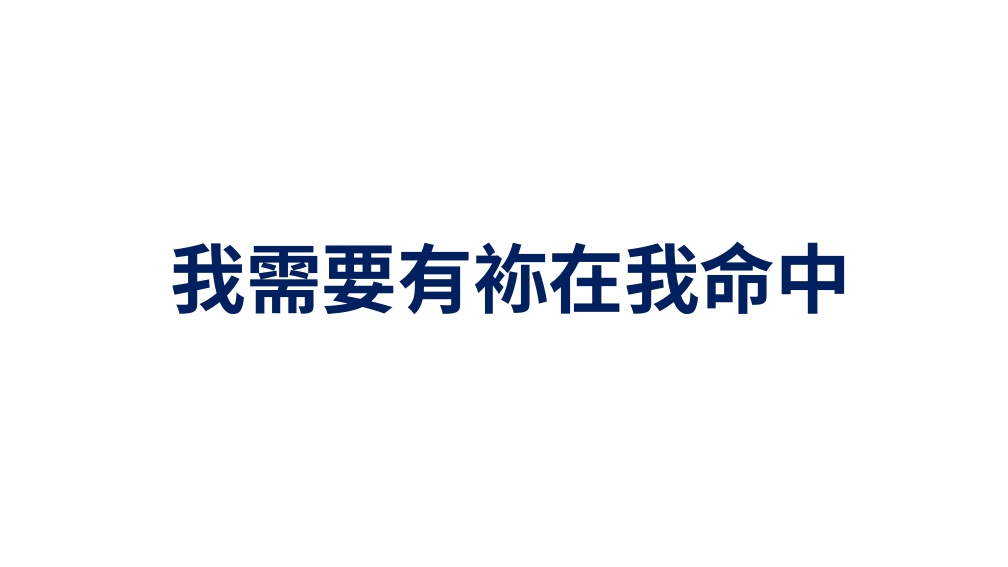
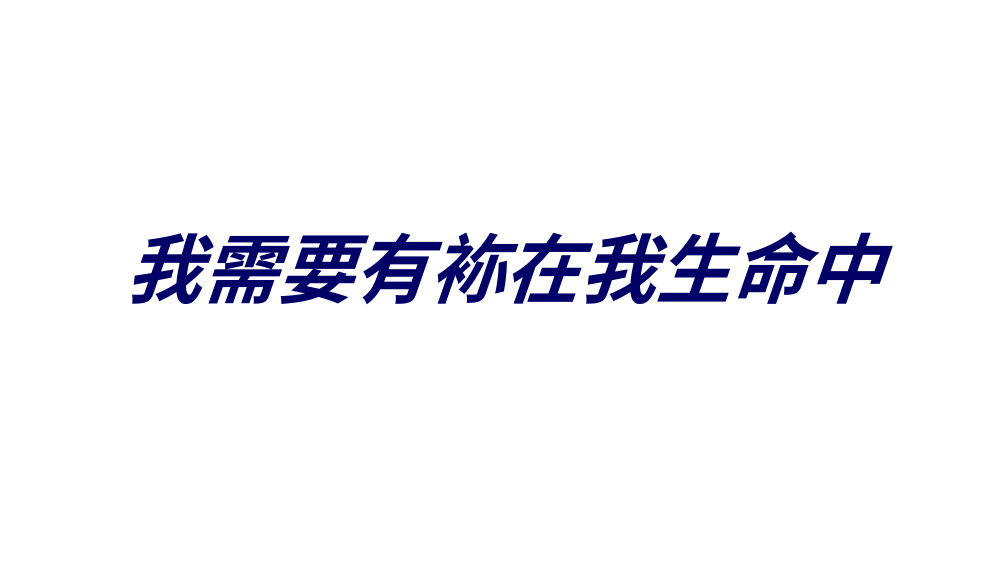
Before and after one commit to batisuoc/prayermeeting, a slide deck: slide 29 of 2021/11月/11-11.pptx (slide 13 before the commit). Drawn at 1008x567 pixels with LibreOffice and Linux fonts; fonts in the diff are those of the drawing; background and template pictures are left out. Boxes give left, top, right and bottom in pixels: in the first picture for what was removed or moved away, otherwise in the second. Text is boxed around its words. In the diff, an @@ line names an element or a change of style, - is before the commit and + after.

```diff
--- a/2021/11月/11-11.pptx
+++ b/2021/11月/11-11.pptx
@@ title at (x1=126, y1=231, x2=882, y2=304): text changed; font Noto Sans CJK TC to Noto Sans CJK SC; text colour #002060 to #000066; italic on @@
-我需要有袮在我命中
+我需要有袮在我生命中
```
Also in this commit, not shown: 19 other slides changed, 23 slides added.
